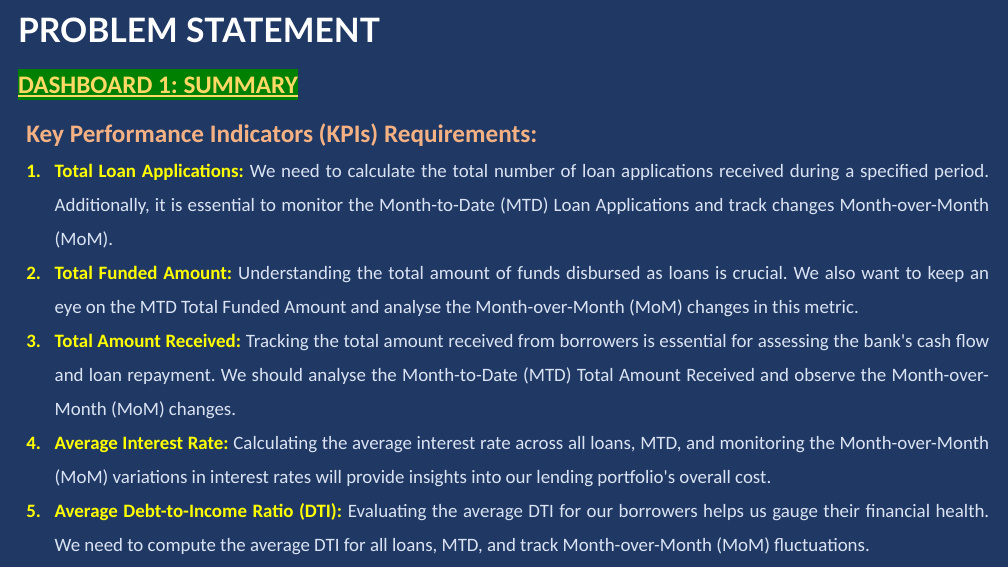
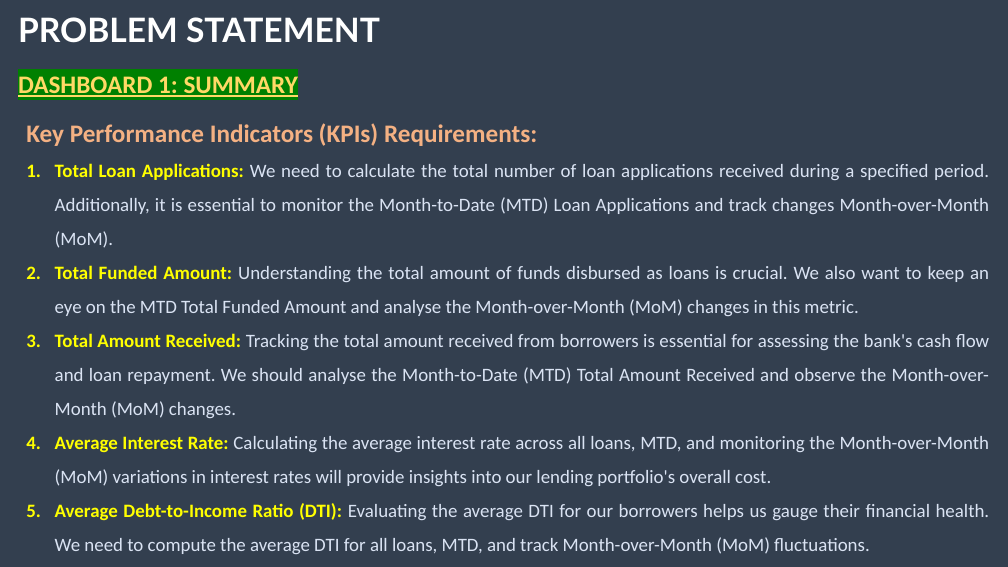
Before and after one commit to Samsgithub9635/Bank-Loan-Data-Analysis_PowerBI_and_MS-SQL-SERVER, a slide deck: slide 2 of Bank Loan Problem statement.pptx. Drawn at 1008x567 pixels with LibreOffice and Linux fonts; fonts in the diff are those of the drawing. Boxes give left, top, right and bottom in pixels: in the first picture for what was removed or moved away, otherwise in the second. Text is boxed around its words. In the diff, an @@ line names an element or a change of style, - is before the commit and + after.

```diff
--- a/Bank Loan Problem statement.pptx
+++ b/Bank Loan Problem statement.pptx
@@ background #203864 to #333F50 @@
```
Also in this commit, not shown: 8 other slides changed, 1 other file.
